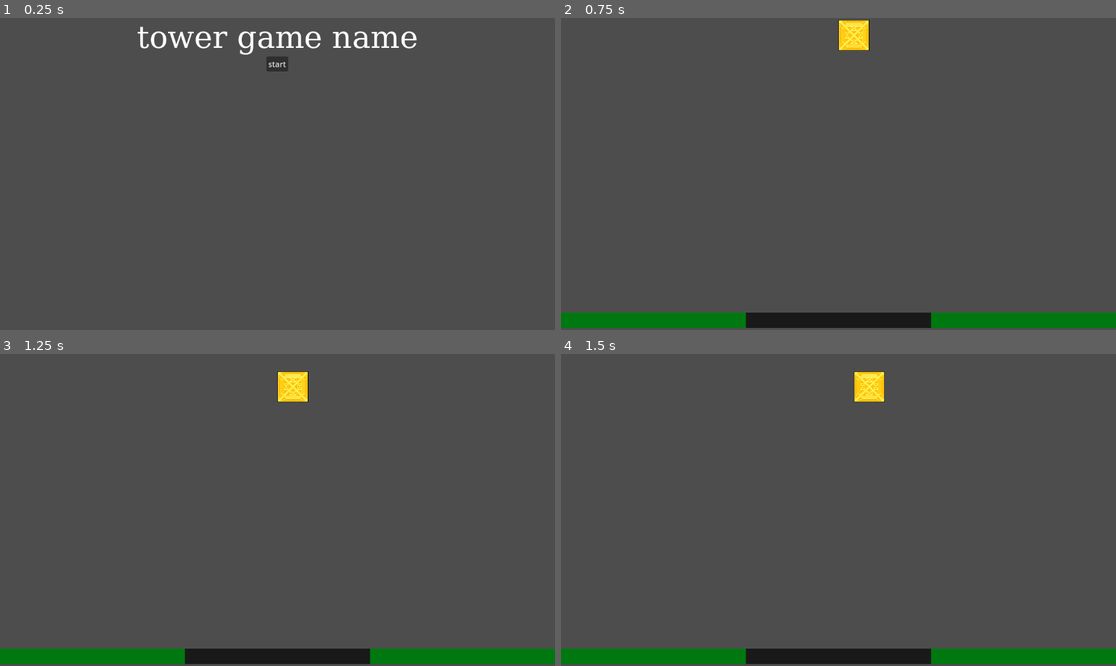
Above: before the commit, frames 1-4 (two rows, left to right).
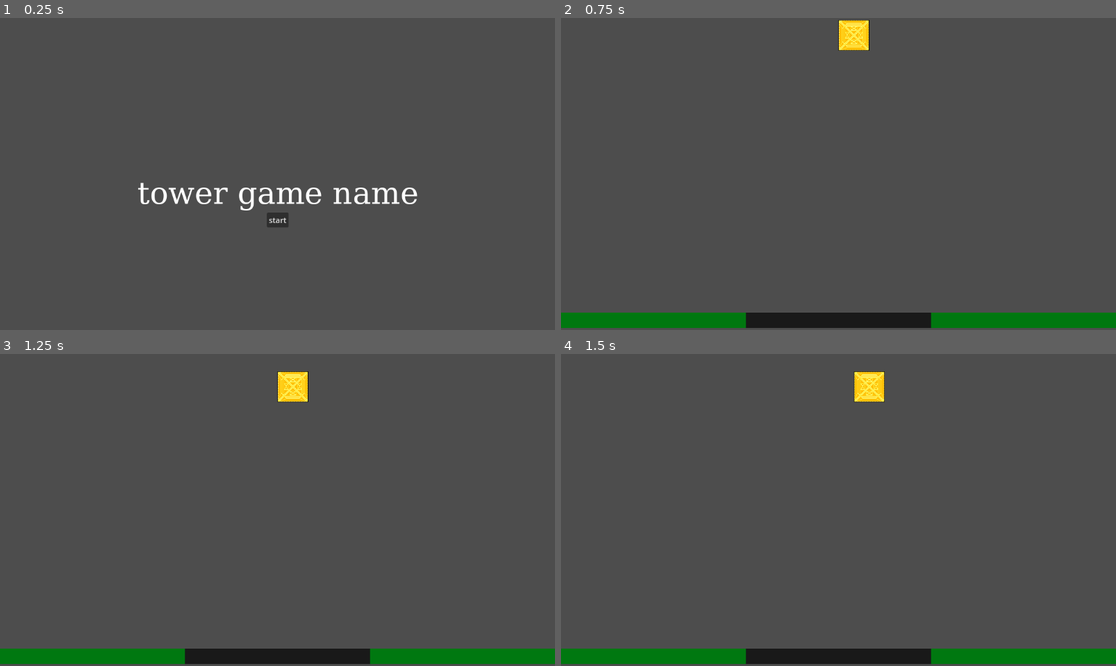
Above: after the commit, the same moments.

Repository: ender-titan1/GWJ-73
Game: Godot game, scene res://start_menu.tscn
Two runs of this game, one before a commit and one after it. Both use one fixed random seed, a clock stepped at 60 frames per second and the inputs below. Before the commit the project starts from res://scenes/Menu_ui.tscn.
Inputs (mouse positions are in pixels of both pictures, inside the frame that each line leads up to):
- Up to frame 1 (0.25 s): no input
- Up to frame 2 (0.75 s): click "start" at 0.5 s
- Up to frame 3 (1.25 s): no input
- Up to frame 4 (1.5 s): move the mouse to (960, 494) at 1.27 s; hold D (shift_right) from 1.28 s (still down)

The runs differ from the first frame. In frame 1, 2.6% of the frame differs, in the area x 24-76%, y 2-68%; in frame 2, nothing differs; in frame 3, nothing differs; in frame 4, nothing differs.

Commit message:
did some shit

Diff:
--- a/project.godot
+++ b/project.godot
@@ -11,7 +11,7 @@
 [application]
 
 config/name="Gwj 73"
-run/main_scene="res://scenes/Menu_ui.tscn"
+run/main_scene="res://start_menu.tscn"
 config/features=PackedStringArray("4.2", "GL Compatibility")
 config/icon="res://icon.svg"
 
--- a/resources/blocks.json
+++ b/resources/blocks.json
@@ -34,6 +34,6 @@
 			"#"
 		],
 		"center": [0, 1],
-		"sprite": "sentury 2.0.png"
+		"sprite": "wall.png"
 	}
 }
--- /dev/null
+++ b/start_menu.tscn
@@ -0,0 +1,12 @@
+[gd_scene load_steps=2 format=3 uid="uid://c3s74tq3n764o"]
+
+[ext_resource type="PackedScene" uid="uid://bl3o7g0lidej5" path="res://scenes/Menu_ui.tscn" id="1_jydug"]
+
+[node name="StartMenu" type="Node2D"]
+
+[node name="Menu" parent="." instance=ExtResource("1_jydug")]
+anchors_preset = 9
+anchor_right = 0.0
+grow_horizontal = 1
+
+[node name="Camera2D" type="Camera2D" parent="."]
